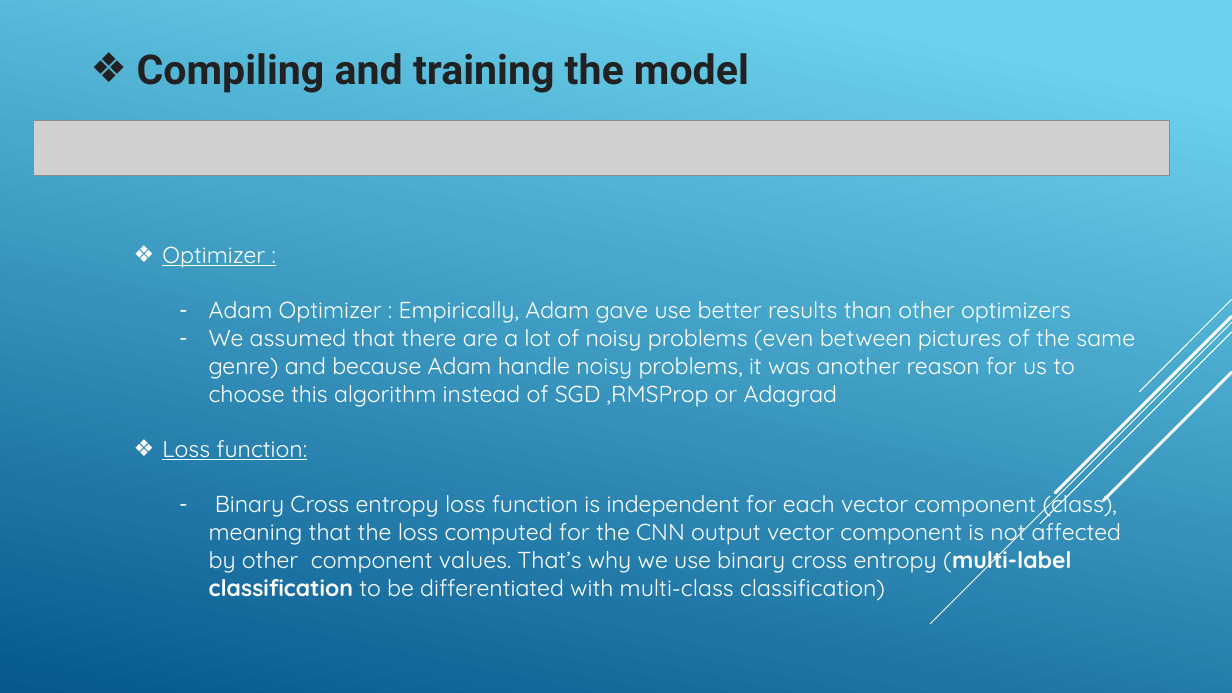
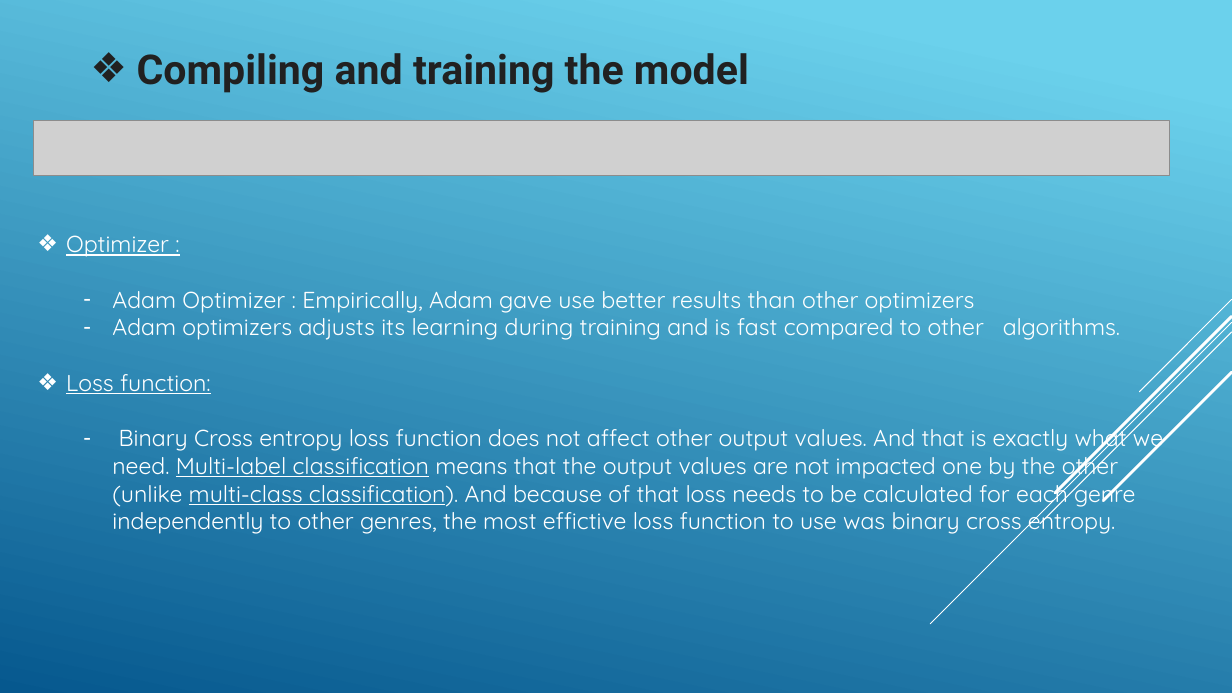
Before and after one commit to jordantangy/MoviePosterClassification-CNN, a slide deck: slide 19 of Slide Show.pptx (slide 18 before the commit). Drawn at 1232x693 pixels with LibreOffice and Linux fonts; fonts in the diff are those of the drawing; grey boxes stand for pictures. Boxes give left, top, right and bottom in pixels: in the first picture for what was removed or moved away, otherwise in the second. Text is boxed around its words. In the diff, an @@ line names an element or a change of style, - is before the commit and + after.

```diff
--- a/Slide Show.pptx
+++ b/Slide Show.pptx
@@ text "Optimizer :": place and size @@
-text "Optimizer :" at bbox=[162, 246, 1135, 601]
+text "Optimizer :" at bbox=[66, 235, 1163, 536]
@@ text at bbox=[112, 312, 1120, 340]: text changed @@
-  – We assumed that there are a lot of noisy problems (even between pictures of the same genre) and because Adam handle noisy problems, it was another reason for us to choose this algorithm instead of SGD ,RMSProp or Adagrad
+  – Adam optimizers adjusts its learning during training and is fast compared to other algorithms.
@@ text at bbox=[112, 422, 1163, 536]: text changed @@
-  – Binary Cross entropy loss function is independent for each vector component (class), meaning that the loss computed for the CNN output vector component is not affected by other component values. That’s why we use binary cross entropy (multi-label classification to be differentiated with multi-class classification)
+  – Binary Cross entropy loss function does not affect other output values. And that is exactly what we need. Multi-label classification means that the output values are not impacted one by the other (unlike multi-class classification). And because of that loss needs to be calculated for each genre independently to other genres, the most effictive loss function to use was binary cross entropy.
```
Also in this commit, not shown: 4 other slides changed, 1 slide added, 2 other files.
